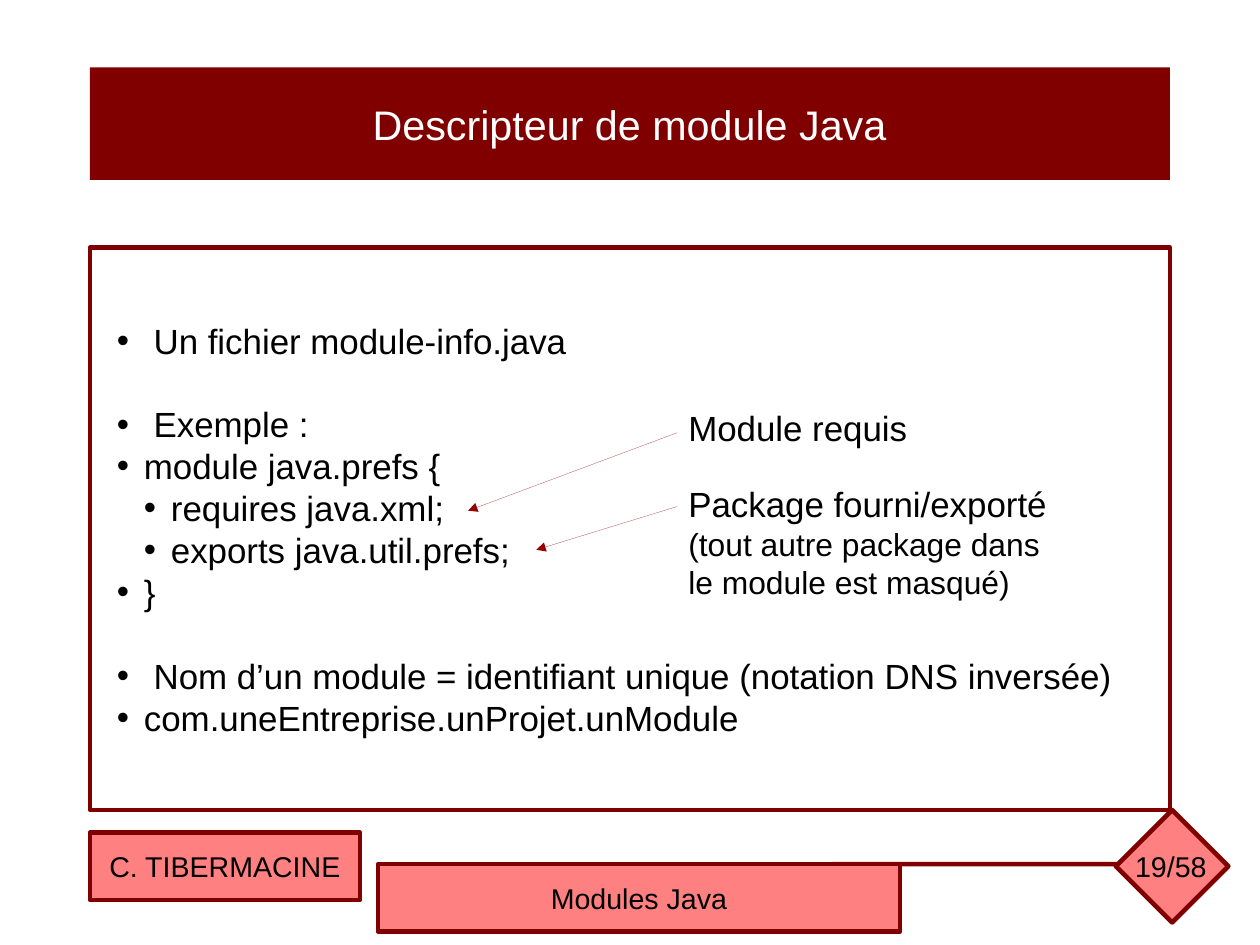
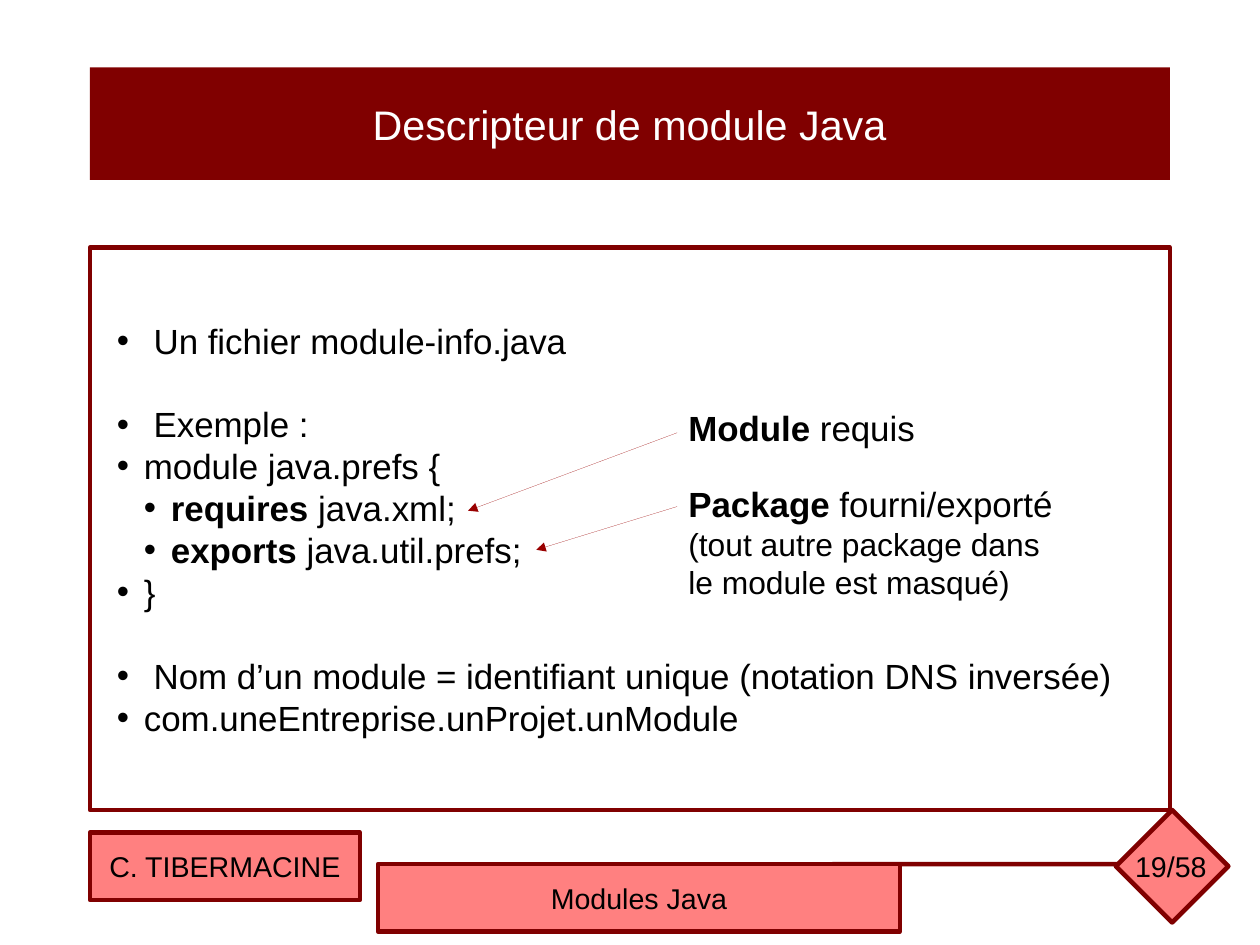
Before and after one commit to ctiber/composants, a slide deck: slide 19 of cours/cours6.odp. Drawn at 1260x945 pixels with LibreOffice and Linux fonts; fonts in the diff are those of the drawing. Boxes give left, top, right and bottom in pixels: in the first picture for what was removed or moved away, otherwise in the second. Text is boxed around its words. In the diff, an @@ line names an element or a change of style, - is before the commit and + after.

```diff
--- a/cours/cours6.odp
+++ b/cours/cours6.odp
@@ text "Module requis" at (688,415,915,448): bold on in "Module" @@
@@ text in rectangle at (171,495,522,570): bold on in "requires", "exports" @@
@@ text at (688,491,1052,524): bold on in "Package" @@
```
Also in this commit, not shown: 21 other slides changed, 1 other file.
